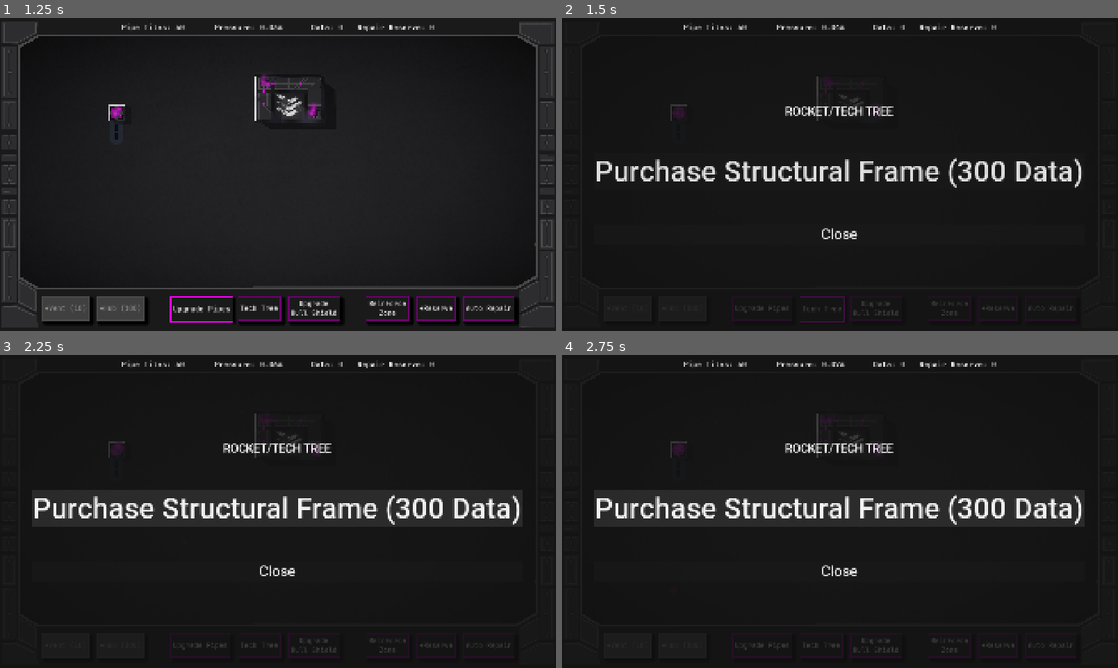
Above: before the commit, frames 1-4 (two rows, left to right).
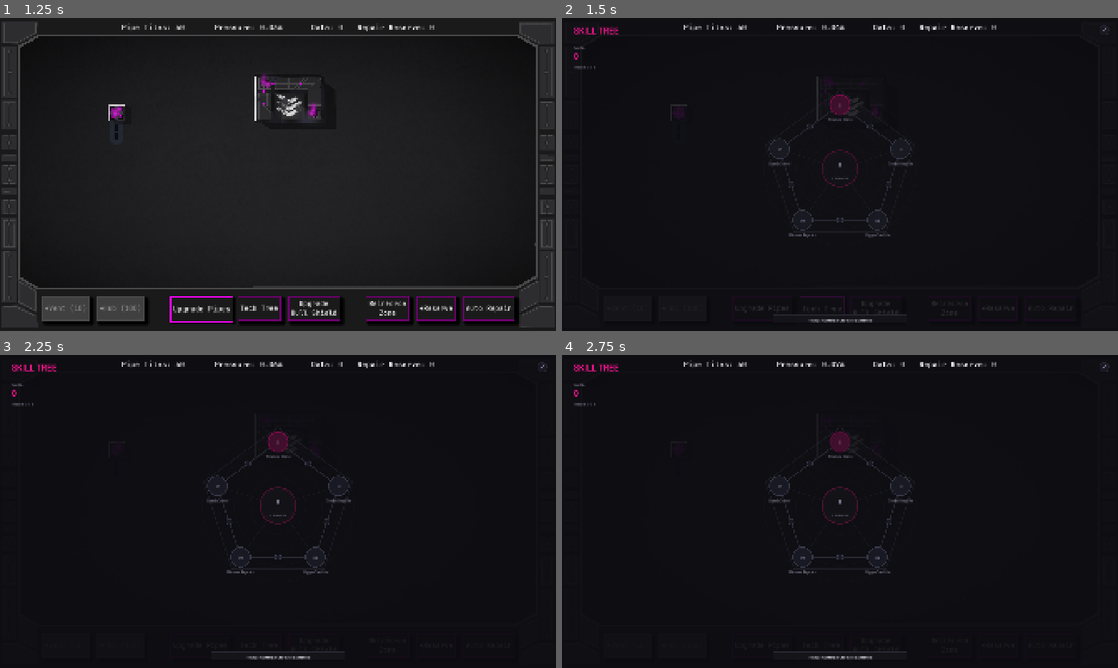
Above: after the commit, the same moments.

Repository: jravalani/helix_protocol_4
Game: Godot game, scene res://Scenes/main.tscn
Same seed, same stepped clock (60 frames per second), same inputs: the game is played once before the commit and once after it.
Inputs (mouse positions are in pixels of both pictures, inside the frame that each line leads up to):
- Up to frame 1 (1.25 s): click "Upgrade Pipes" at 0.5 s
- Up to frame 2 (1.5 s): click "Tech Tree" at 1.25 s
- Up to frame 3 (2.25 s): click (278, 508) at 2 s, where only the run before the commit has a clickable "Purchase Structural Frame (30…"
- Up to frame 4 (2.75 s): no input

Frame 1 is identical in both runs. In frame 2, 4.2% of the frame differs, in the area x 2-98%, y 2-98%; in frame 3, 12%, in the area x 2-99%, y 2-98%; in frame 4, 12%.

Commit message:
Update skill tree and related scenes/scripts
Co-Authored-By: Oz <oz-agent@warp.dev>

Diff:
--- a/Globals/signal_bus.gd
+++ b/Globals/signal_bus.gd
@@ -30,6 +30,8 @@
 
 signal rocket_segment_purchased(new_phase: int)
 
+signal launch_rocket_requested
+
 signal camera_shake(duration: float, strength: float)
 
 signal zone_unlocked(zone: int)
--- a/Scenes/vent.tscn
+++ b/Scenes/vent.tscn
@@ -58,28 +58,28 @@
 scale_max = 2.0
 color_ramp = SubResource("GradientTexture1D_bgkev")
 
-[node name="Vent" type="Area2D" unique_id=174691631 groups=["houses", "vents"]]
+[node name="Vent" type="Area2D" groups=["houses", "vents"]]
 z_index = 10
 collision_layer = 2
 script = ExtResource("1_ticwc")
 grid_size = Vector2i(1, 1)
 
-[node name="Shadow" type="Sprite2D" parent="." unique_id=555589115]
+[node name="Shadow" type="Sprite2D" parent="."]
 modulate = Color(0.03876, 0.06100855, 0.07846785, 0.4)
 position = Vector2(8, 8)
 scale = Vector2(0.1, 0.1)
 texture = ExtResource("2_0rnbu")
 
-[node name="Base" type="Sprite2D" parent="." unique_id=336567385]
+[node name="Base" type="Sprite2D" parent="."]
 position = Vector2(3.8146973e-06, 0)
 scale = Vector2(0.1, 0.1)
 texture = ExtResource("3_1mklc")
 
-[node name="Fan" type="Sprite2D" parent="." unique_id=780370858]
+[node name="Fan" type="Sprite2D" parent="."]
 scale = Vector2(0.1, 0.1)
 texture = ExtResource("4_bgkev")
 
-[node name="Label" type="Label" parent="." unique_id=748231541]
+[node name="Label" type="Label" parent="."]
 visible = false
 anchors_preset = 15
 anchor_right = 1.0
@@ -91,24 +91,24 @@
 horizontal_alignment = 1
 vertical_alignment = 1
 
-[node name="EntranceMarker" type="Marker2D" parent="." unique_id=1838346473]
+[node name="EntranceMarker" type="Marker2D" parent="."]
 
-[node name="DrivewayMarker" type="Marker2D" parent="." unique_id=1161700196]
+[node name="DrivewayMarker" type="Marker2D" parent="."]
 position = Vector2(0, 32)
 
-[node name="CollisionShape2D" type="CollisionShape2D" parent="." unique_id=120943362]
+[node name="CollisionShape2D" type="CollisionShape2D" parent="."]
 visible = false
 scale = Vector2(0.65, 0.65)
 shape = SubResource("RectangleShape2D_okrnj")
 
-[node name="SmokeParticleEffect" parent="." unique_id=547876146 instance=ExtResource("5_arggx")]
+[node name="SmokeParticleEffect" parent="." instance=ExtResource("5_arggx")]
 
-[node name="PointLight2D" type="PointLight2D" parent="." unique_id=1380527512]
+[node name="PointLight2D" type="PointLight2D" parent="."]
 scale = Vector2(0.13, 0.13)
 texture = ExtResource("9_bgkev")
 texture_scale = 5.0
 
-[node name="LeftCloud" type="GPUParticles2D" parent="." unique_id=888334279]
+[node name="LeftCloud" type="GPUParticles2D" parent="."]
 position = Vector2(-20, 0)
 emitting = false
 amount = 12
@@ -118,7 +118,7 @@
 explosiveness = 1.0
 process_material = SubResource("ParticleProcessMaterial_0rnbu")
 
-[node name="RightCloud" type="GPUParticles2D" parent="." unique_id=395288080]
+[node name="RightCloud" type="GPUParticles2D" parent="."]
 position = Vector2(20, 0)
 emitting = false
 amount = 12
--- a/Scripts/rocket.gd
+++ b/Scripts/rocket.gd
@@ -32,6 +32,7 @@
 
 func _ready() -> void:
 	SignalBus.rocket_segment_purchased.connect(_on_rocket_segment_purchased)
+	SignalBus.launch_rocket_requested.connect(_on_launch_requested)
 
 	# Set shadow opacity to 60%
 	shadow_1.modulate = Color(1, 1, 1, 0.6)
@@ -56,11 +57,7 @@
 	if next_phase >= 1 and next_phase <= 5:
 		_animate_new_segment(next_phase)
 
-	# Trigger launch when phase 5 is complete
-	if next_phase == 5:
-		# Delay launch to let the animation finish
-		await get_tree().create_timer(0.5).timeout
-		launch_rocket()
+	# Phase 5 just completes the rocket — launch is triggered by the skill tree LAUNCH button
 
 #func _input(event: InputEvent) -> void:
 	#if event is InputEventKey and event.pressed and event.keycode == KEY_L:
@@ -199,6 +196,12 @@
 	# When launch complete
 	tween.finished.connect(_on_launch_complete, CONNECT_ONE_SHOT)
 
+func _on_launch_requested() -> void:
+	if GameData.current_rocket_phase >= 5:
+		# 1-second delay so the player sees the rocket before liftoff
+		await get_tree().create_timer(1.0).timeout
+		launch_rocket()
+
 func _on_launch_complete() -> void:
 	print("Rocket has left the atmosphere!")
 	print("You Win!")
--- a/Scripts/tech_tree.gd
+++ b/Scripts/tech_tree.gd
@@ -1,51 +1,412 @@
 extends Control
 
-@onready var purchase_button: Button = $Panel/VBoxContainer/PurchaseSegmentButton
-# Called when the node enters the scene tree for the first time.
+## ═══════════════════════════════════════════════════════════════
+## HEXAGONAL SKILL TREE
+## Rocket upgrade UI — deep ash + neon magenta theme.
+## 5 upgrade nodes around a hexagonal frame, center launch hub,
+## glow effects, tooltips, and progress bar.
+## ═══════════════════════════════════════════════════════════════
+
+# ── Palette ────────────────────────────────────────────────────
+const COL_MAGENTA        := Color(1.0, 0.08, 0.58)
+const COL_MAGENTA_BRIGHT := Color(1.0, 0.35, 0.72)
+const COL_MAGENTA_DIM    := Color(0.45, 0.04, 0.26)
+const COL_MAGENTA_GLOW   := Color(1.0, 0.08, 0.58, 0.12)
+const COL_BG             := Color(0.05, 0.05, 0.07, 0.93)
+const COL_PANEL_BG       := Color(0.07, 0.07, 0.09)
+const COL_LOCKED_FILL    := Color(0.10, 0.10, 0.14)
+const COL_LOCKED_BORDER  := Color(0.22, 0.22, 0.28)
+const COL_NEXT_FILL      := Color(0.25, 0.06, 0.18)
+const COL_NEXT_BORDER    := Color(0.65, 0.04, 0.34)
+const COL_FRAME          := Color(0.16, 0.16, 0.20)
+const COL_FRAME_ACCENT   := Color(0.28, 0.07, 0.18)
+const COL_TEXT            := Color(0.92, 0.90, 0.95)
+const COL_TEXT_DIM        := Color(0.45, 0.43, 0.50)
+
+# ── Layout ─────────────────────────────────────────────────────
+const HEX_RADIUS         := 220.0
+const OUTER_HEX_RADIUS   := 270.0
+const NODE_RADIUS         := 34.0
+const SMALL_NODE_RADIUS   := 10.0
+const CENTER_RADIUS       := 62.0
+const LINE_W              := 2.5
+const GLOW_W              := 14.0
+
+# ── State ──────────────────────────────────────────────────────
+var hex_center   := Vector2.ZERO
+var hex_pts      : Array = []
+var outer_pts    : Array = []
+var edge_mids    : Array = []
+var hovered_node := -1
+var hover_close  := false
+var hover_launch := false
+var pulse        := 0.0
+var font         : Font
+
+## Maps pentagon vertex index (0-4 clockwise from top) to rocket upgrade phase.
+var phase_map := [1, 2, 3, 4, 5]
+const NUM_NODES := 5
+
+# ═══════════════════════════════════════════════════════════════
+# LIFECYCLE
+# ═══════════════════════════════════════════════════════════════
+
 func _ready() -> void:
+	font = preload("res://Assets/Roboto-Medium.ttf")
+	mouse_filter = Control.MOUSE_FILTER_STOP
+
 	SignalBus.open_rocket_menu.connect(_on_open_rocket_menu)
 	SignalBus.rocket_segment_purchased.connect(_on_rocket_segment_purchased)
+	ResourceManager.resources_updated.connect(func(_a, _b, _c): queue_redraw())
+
+	_recalc()
+
+func _notification(what: int) -> void:
+	if what == NOTIFICATION_RESIZED:
+		_recalc()
+
+func _recalc() -> void:
+	hex_center = Vector2(size.x / 2.0, size.y / 2.0 - 20.0)
+	hex_pts.clear(); outer_pts.clear(); edge_mids.clear()
+	for i in NUM_NODES:
+		var a = deg_to_rad((360.0 / NUM_NODES) * i - 90.0)
+		var d = Vector2(cos(a), sin(a))
+		hex_pts.append(hex_center + d * HEX_RADIUS)
+		outer_pts.append(hex_center + d * OUTER_HEX_RADIUS)
+	for i in NUM_NODES:
+		edge_mids.append((hex_pts[i] + hex_pts[(i + 1) % NUM_NODES]) / 2.0)
+
+func _process(delta: float) -> void:
+	if visible:
+		pulse += delta
+		queue_redraw()
+
+# ═══════════════════════════════════════════════════════════════
+# DRAWING  (back-to-front order)
+# ═══════════════════════════════════════════════════════════════
+
+func _draw() -> void:
+	draw_rect(Rect2(Vector2.ZERO, size), COL_BG)
+
+	_draw_bg_rings()
+	_draw_outer_frame()
+	_draw_radial_lines()
+	_draw_hex_edges()
+	_draw_edge_dots()
+	_draw_nodes()
+	_draw_center_hub()
+	_draw_ui_chrome()
+
+	if hovered_node >= 0 and hovered_node < NUM_NODES:
+		_draw_tooltip()
+
+# ── Background concentric rings ───────────────────────────────
+func _draw_bg_rings() -> void:
+	for i in range(4):
+		var r = CENTER_RADIUS + 35.0 + i * 55.0
+		draw_arc(hex_center, r, 0, TAU, 64, Color(COL_FRAME, 0.12), 1.0, true)
+
+# ── Outer decorative hex frame ────────────────────────────────
+func _draw_outer_frame() -> void:
+	for i in NUM_NODES:
+		draw_line(outer_pts[i], outer_pts[(i + 1) % NUM_NODES], Color(COL_FRAME, 0.5), 2.0, true)
+	for i in NUM_NODES:
+		var dir_out = (outer_pts[i] - hex_center).normalized()
+		draw_line(outer_pts[i], outer_pts[i] + dir_out * 8.0, Color(COL_FRAME, 0.7), 2.0)
+
+# ── Radial spokes from center to vertices ─────────────────────
+func _draw_radial_lines() -> void:
+	for i in NUM_NODES:
+		var ph = phase_map[i]
+		var lit = ph != -1 and _unlocked(ph)
+		if lit:
+			draw_line(hex_center, hex_pts[i], COL_MAGENTA_GLOW, GLOW_W, true)
+			draw_line(hex_center, hex_pts[i], Color(COL_MAGENTA, 0.25), 4.0, true)
+			draw_line(hex_center, hex_pts[i], COL_MAGENTA_DIM, 1.5, true)
+		else:
+			draw_line(hex_center, hex_pts[i], Color(COL_FRAME, 0.35), 1.0, true)
+
+# ── Inner hex edges connecting nodes ──────────────────────────
+func _draw_hex_edges() -> void:
+	for i in NUM_NODES:
+		var j = (i + 1) % NUM_NODES
+		if _edge_lit(i, j):
+			draw_line(hex_pts[i], hex_pts[j], COL_MAGENTA_GLOW, GLOW_W, true)
+			draw_line(hex_pts[i], hex_pts[j], Color(COL_MAGENTA, 0.35), 6.0, true)
+			draw_line(hex_pts[i], hex_pts[j], COL_MAGENTA, LINE_W, true)
+		else:
+			draw_line(hex_pts[i], hex_pts[j], COL_FRAME, LINE_W, true)
+
+# ── Small dots at edge midpoints ──────────────────────────────
+func _draw_edge_dots() -> void:
+	for i in NUM_NODES:
+		var lit = _edge_lit(i, (i + 1) % NUM_NODES)
+		var p = edge_mids[i]
+		if lit:
+			draw_circle(p, SMALL_NODE_RADIUS + 3.0, COL_MAGENTA_GLOW)
+			draw_circle(p, SMALL_NODE_RADIUS, Color(COL_MAGENTA_DIM, 0.6))
+			draw_arc(p, SMALL_NODE_RADIUS, 0, TAU, 24, COL_MAGENTA, 1.5, true)
+		else:
+			draw_circle(p, SMALL_NODE_RADIUS, COL_LOCKED_FILL)
+			draw_arc(p, SMALL_NODE_RADIUS, 0, TAU, 24, COL_LOCKED_BORDER, 1.0, true)
+
+# ── Main skill-node circles ──────────────────────────────────
+func _draw_nodes() -> void:
+	var cur = GameData.current_rocket_phase
+	for i in NUM_NODES:
+		var p   = hex_pts[i]
+		var ph  = phase_map[i]
+
+		var unlocked = _unlocked(ph)
+		var is_next  = (ph == cur + 1)
+		var hovered  = (hovered_node == i)
+
+		if unlocked:
+			var g = 6.0 + sin(pulse * 2.0) * 2.0
+			draw_circle(p, NODE_RADIUS + g, COL_MAGENTA_GLOW)
+			draw_circle(p, NODE_RADIUS + 3.0, Color(COL_MAGENTA, 0.15))
+			draw_circle(p, NODE_RADIUS, Color(COL_MAGENTA_DIM, 0.85))
+			draw_arc(p, NODE_RADIUS, 0, TAU, 48, COL_MAGENTA, 2.5, true)
+			draw_arc(p, NODE_RADIUS - 5.0, 0, TAU, 48, Color(COL_MAGENTA, 0.25), 1.0, true)
+			_text_c(_roman(ph), p + Vector2(0, 2), 18, COL_TEXT)
+		elif is_next:
+			var pa = 0.5 + sin(pulse * 3.0) * 0.3
+			var hb = 1.3 if hovered else 1.0
+			draw_circle(p, NODE_RADIUS + 4.0, Color(COL_MAGENTA, 0.06 * hb))
+			draw_circle(p, NODE_RADIUS, COL_NEXT_FILL)
+			draw_arc(p, NODE_RADIUS, 0, TAU, 48, Color(COL_NEXT_BORDER, pa * hb), 2.5, true)
+			_text_c(_roman(ph), p + Vector2(0, 2), 18, Color(COL_TEXT, 0.7))
+		else:
+			var hb = 0.05 if hovered else 0.0
+			draw_circle(p, NODE_RADIUS, Color(COL_LOCKED_FILL.r + hb, COL_LOCKED_FILL.g + hb, COL_LOCKED_FILL.b + hb))
+			draw_arc(p, NODE_RADIUS, 0, TAU, 48, COL_LOCKED_BORDER, 2.0, true)
+			_text_c(_roman(ph), p + Vector2(0, 2), 18, COL_TEXT_DIM)
+
+		# Skill name label below node
+		var label = GameData.ROCKET_UPGRADES[ph]["name"]
+		_text_c(label, p + Vector2(0, NODE_RADIUS + 18), 11, COL_TEXT_DIM if not unlocked else Color(COL_TEXT, 0.7))
+
+# ── Center hub — rocket icon + launch ─────────────────────────
+func _draw_center_hub() -> void:
+	var ready = GameData.current_rocket_phase >= 5
+	var hov   = hover_launch and ready
+
+	# Outer glow when all segments complete
+	if ready:
+		var g = 10.0 + sin(pulse * 2.5) * 4.0
+		draw_circle(hex_center, CENTER_RADIUS + g, COL_MAGENTA_GLOW)
+		draw_circle(hex_center, CENTER_RADIUS + 4.0, Color(COL_MAGENTA, 0.12))
+
+	# Fill
+	var fill = COL_PANEL_BG
+	if hov:
+		fill = Color(fill.r + 0.04, fill.g + 0.04, fill.b + 0.04)
+	draw_circle(hex_center, CENTER_RADIUS, fill)
+
+	# Borders
+	var bc = COL_MAGENTA if ready else COL_FRAME_ACCENT
+	draw_arc(hex_center, CENTER_RADIUS, 0, TAU, 64, bc, 3.0, true)
+	draw_arc(hex_center, CENTER_RADIUS - 8.0, 0, TAU, 64, Color(bc, 0.25), 1.0, true)
+
+	# Rocket icon (simple triangle + exhaust nubs)
+	var rp = hex_center + Vector2(0, -14)
+	var rs = 16.0
+	var rc = COL_MAGENTA if ready else COL_TEXT_DIM
+
+	# Fuselage
+	draw_colored_polygon(PackedVector2Array([
+		rp + Vector2(0, -rs),
+		rp + Vector2(-rs * 0.45, rs * 0.5),
+		rp + Vector2(rs * 0.45, rs * 0.5)
+	]), rc)
+	# Left fin
+	draw_colored_polygon(PackedVector2Array([
+		rp + Vector2(-rs * 0.35, rs * 0.5),
+		rp + Vector2(-rs * 0.55, rs * 0.85),
+		rp + Vector2(-rs * 0.15, rs * 0.5)
+	]), COL_MAGENTA_DIM if ready else Color(COL_TEXT_DIM, 0.5))
+	# Right fin
+	draw_colored_polygon(PackedVector2Array([
+		rp + Vector2(rs * 0.15, rs * 0.5),
+		rp + Vector2(rs * 0.55, rs * 0.85),
+		rp + Vector2(rs * 0.35, rs * 0.5)
+	]), COL_MAGENTA_DIM if ready else Color(COL_TEXT_DIM, 0.5))
+
+	# LAUNCH text
+	_text_c("LAUNCH", hex_center + Vector2(0, 34), 14, rc)
+
+# ── Title, data counter, progress bar, close button ──────────
+func _draw_ui_chrome() -> void:
+	# Title
+	draw_string(font, Vector2(40, 55), "SKILL TREE", HORIZONTAL_ALIGNMENT_LEFT, -1, 30, COL_MAGENTA)
+	draw_line(Vector2(40, 65), Vector2(225, 65), Color(COL_MAGENTA, 0.3), 1.0)
+
+	# Data counter
+	draw_string(font, Vector2(40, 110), "DATA:", HORIZONTAL_ALIGNMENT_LEFT, -1, 15, COL_TEXT_DIM)
+	draw_string(font, Vector2(40, 142), str(GameData.total_data), HORIZONTAL_ALIGNMENT_LEFT, -1, 28, COL_MAGENTA)
+
+	# Phase label
+	var phase_text = "Phase: %d / 5" % GameData.current_rocket_phase
+	draw_string(font, Vector2(40, 175), phase_text, HORIZONTAL_ALIGNMENT_LEFT, -1, 14, COL_TEXT_DIM)
+
+	# ── Progress bar ──
+	var bw = 460.0; var bh = 28.0
+	var bx = (size.x - bw) / 2.0; var by = size.y - 55.0
+	var prog = clampf(float(GameData.current_rocket_phase) / 5.0, 0.0, 1.0)
+
+	draw_rect(Rect2(bx, by, bw, bh), Color(0.08, 0.08, 0.10))
+	draw_rect(Rect2(bx, by, bw, bh), COL_FRAME, false, 1.5)
+	if prog > 0:
+		draw_rect(Rect2(bx, by, bw * prog, bh), COL_MAGENTA_DIM)
+		draw_line(Vector2(bx, by), Vector2(bx + bw * prog, by), COL_MAGENTA, 1.0)
+
+	var bar_label = "ROCKET COMPLETION: %d / 5 SEGMENTS" % GameData.current_rocket_phase
+	_text_c(bar_label, Vector2(size.x / 2.0, by + bh / 2.0 + 5.0), 12, COL_TEXT)
+
+	# ── Close button ──
+	var cp = Vector2(size.x - 48, 42); var cr = 16.0
+	draw_circle(cp, cr, COL_LOCKED_FILL if not hover_close else Color(0.18, 0.18, 0.22))
+	draw_arc(cp, cr, 0, TAU, 24, COL_MAGENTA if hover_close else COL_FRAME, 1.5, true)
+	var xc = COL_TEXT if hover_close else COL_TEXT_DIM
+	draw_line(cp + Vector2(-6, -6), cp + Vector2(6, 6), xc, 2.0)
+	draw_line(cp + Vector2(6, -6), cp + Vector2(-6, 6), xc, 2.0)
+
+# ── Tooltip for hovered skill node ────────────────────────────
+func _draw_tooltip() -> void:
+	var ph  = phase_map[hovered_node]
+	var upg = GameData.ROCKET_UPGRADES[ph]
+	var np  = hex_pts[hovered_node]
+
+	var tw = 260.0; var th = 100.0
+	var off = Vector2(50, -30)
+	if np.x > hex_center.x + 40:
+		off.x = -(tw + 15)
+	var tp = np + off
+	tp.x = clampf(tp.x, 10, size.x - tw - 10)
+	tp.y = clampf(tp.y, 10, size.y - th - 10)
+
+	draw_rect(Rect2(tp, Vector2(tw, th)), Color(0.04, 0.04, 0.06, 0.95))
+	draw_rect(Rect2(tp, Vector2(tw, th)), COL_MAGENTA_DIM, false, 1.5)
+
+	# Name
+	draw_string(font, tp + Vector2(12, 24), upg["name"], HORIZONTAL_ALIGNMENT_LEFT, int(tw - 24), 16, COL_MAGENTA)
+	# Description (multi-line)
+	draw_multiline_string(font, tp + Vector2(12, 46), upg["description"], HORIZONTAL_ALIGNMENT_LEFT, tw - 24, 11, -1, COL_TEXT_DIM)
+	# Cost / status
+	if _unlocked(ph):
+		draw_string(font, tp + Vector2(12, th - 10), "UNLOCKED", HORIZONTAL_ALIGNMENT_LEFT, int(tw - 24), 13, COL_MAGENTA)
+	else:
+		var ct = "Cost: %d Data" % upg["cost"]
+		var cc = COL_TEXT if GameData.total_data >= upg["cost"] else Color(1.0, 0.3, 0.3)
+		draw_string(font, tp + Vector2(12, th - 10), ct, HORIZONTAL_ALIGNMENT_LEFT, int(tw - 24), 13, cc)
+
+# ═══════════════════════════════════════════════════════════════
+# HELPERS
+# ═══════════════════════════════════════════════════════════════
+
+func _unlocked(phase: int) -> bool:
+	return phase >= 1 and phase <= GameData.current_rocket_phase
+
+func _edge_lit(i: int, j: int) -> bool:
+	return _unlocked(phase_map[i]) and _unlocked(phase_map[j])
+
+func _roman(phase: int) -> String:
+	match phase:
+		1: return "I"
+		2: return "II"
+		3: return "III"
+		4: return "IV"
+		5: return "V"
+	return "?"
+
+func _text_c(text: String, pos: Vector2, sz: int, col: Color) -> void:
+	var ts = font.get_string_size(text, HORIZONTAL_ALIGNMENT_CENTER, -1, sz)
+	draw_string(font, Vector2(pos.x - ts.x / 2.0, pos.y + sz * 0.35), text, HORIZONTAL_ALIGNMENT_CENTER, -1, sz, col)
+
+# ═══════════════════════════════════════════════════════════════
+# INPUT
+# ═══════════════════════════════════════════════════════════════
+
+func _gui_input(event: InputEvent) -> void:
+	if not visible:
+		return
+	if event is InputEventMouseMotion:
+		_update_hover(event.position)
+	elif event is InputEventMouseButton and event.pressed and event.button_index == MOUSE_BUTTON_LEFT:
+		_handle_click(event.position)
+		accept_event()
+
+func _unhandled_input(event: InputEvent) -> void:
+	if not visible:
+		return
+	if event is InputEventKey and event.pressed and event.keycode == KEY_ESCAPE:
+		_close()
+		get_viewport().set_input_as_handled()
+
+func _update_hover(mp: Vector2) -> void:
+	hovered_node = -1; hover_close = false; hover_launch = false
+
+	for i in NUM_NODES:
+		if hex_pts.size() > i and hex_pts[i].distance_to(mp) <= NODE_RADIUS + 4.0:
+			hovered_node = i
+			return
+
+	if hex_center.distance_to(mp) <= CENTER_RADIUS:
+		hover_launch = true
+		return
+
+	if Vector2(size.x - 48, 42).distance_to(mp) <= 18.0:
+		hover_close = true
+
+func _handle_click(mp: Vector2) -> void:
+	# Close
+	if Vector2(size.x - 48, 42).distance_to(mp) <= 18.0:
+		_close(); return
+
+	# Launch
+	if hex_center.distance_to(mp) <= CENTER_RADIUS:
+		if GameData.current_rocket_phase >= 5:
+			SignalBus.launch_rocket_requested.emit()
+			_close()
+		return
+
+	# Skill nodes
+	for i in NUM_NODES:
+		if hex_pts.size() > i and hex_pts[i].distance_to(mp) <= NODE_RADIUS + 4.0:
+			_click_node(i); return
+
+	# Clicked empty space — close the tree
+	_close()
+
+func _click_node(idx: int) -> void:
+	var ph = phase_map[idx]
+	if ph != GameData.current_rocket_phase + 1:
+		return
+	if ResourceManager.upgrade_rocket_phase():
+		print("Rocket upgraded to phase: ", GameData.current_rocket_phase)
+	else:
+		print("Insufficient data to upgrade.")
+
+# ═══════════════════════════════════════════════════════════════
+# OPEN / CLOSE  (with fade)
+# ═══════════════════════════════════════════════════════════════
+
+func _close() -> void:
+	var tw = create_tween()
+	tw.tween_property(self, "modulate", Color(1, 1, 1, 0), 0.15)
+	tw.tween_callback(func():
+		self.hide()
+		self.modulate = Color(1, 1, 1, 1)
+	)
 
 func _on_open_rocket_menu() -> void:
+	self.modulate = Color(1, 1, 1, 0)
 	self.show()
-
-	# Check if all segments are built
-	if GameData.current_rocket_phase >= 5:
-		purchase_button.text = "Launch Rocket!"
-		purchase_button.disabled = false  # Or true if already launched
-	else:
-		var next = GameData.current_rocket_phase + 1
-		purchase_button.text = "Purchase " + GameData.ROCKET_UPGRADES[next]["name"] + " (%d Data)" % GameData.ROCKET_UPGRADES[next]["cost"]
-		purchase_button.disabled = false
-
-
-func _on_purchase_segment_button_pressed() -> void:
-	if ResourceManager.upgrade_rocket_phase():
-		# do all the animations and other stuff from here.
-		print("Rocket upgraded to: ", GameData.current_rocket_phase)
-	else:
-		# denial animation or sound or anything
-		print("Nope, can't upgrade to next phase.")
-
-func _on_close_button_pressed() -> void:
-	self.hide()
+	var tw = create_tween()
+	tw.tween_property(self, "modulate", Color(1, 1, 1, 1), 0.2)
+	queue_redraw()
 
 func _on_rocket_segment_purchased(to_phase: int) -> void:
-	match to_phase:
-		1:
-			print("Upgraded to phase 1")
-			self.hide()
-		2:
-			print("Upgraded to phase 2")
-			self.hide()
-		3:
-			print("Upgraded to phase 3")
-			self.hide()
-		4:
-			print("Upgraded to phase 4")
-			self.hide()
-		5:
-			print("Upgraded to phase 5")
-			self.hide()
-			print("Initiating Launch Sequence.")
-			print("You Win.")
+	queue_redraw()
+	if to_phase >= 5:
+		print("All segments complete! Launch ready.")
--- a/UITestScenes/tech_tree.tscn
+++ b/UITestScenes/tech_tree.tscn
@@ -1,8 +1,6 @@
 [gd_scene format=3 uid="uid://chapr2oeoqwub"]
 
 [ext_resource type="Script" uid="uid://cyk7rpblt5coq" path="res://Scripts/tech_tree.gd" id="1_jfnlj"]
-[ext_resource type="LabelSettings" uid="uid://cfd35apj0sieb" path="res://Resources/TestUIFont.tres" id="2_ced14"]
-[ext_resource type="FontFile" uid="uid://bydys01ppahq3" path="res://Assets/Roboto-Medium.ttf" id="3_60mg4"]
 
 [node name="TechTree" type="Control" unique_id=487823733]
 layout_mode = 3
@@ -12,56 +10,3 @@
 grow_horizontal = 2
 grow_vertical = 2
 script = ExtResource("1_jfnlj")
-
-[node name="ColorRect" type="ColorRect" parent="." unique_id=506281807]
-layout_mode = 1
-anchors_preset = 15
-anchor_right = 1.0
-anchor_bottom = 1.0
-grow_horizontal = 2
-grow_vertical = 2
-color = Color(0, 0, 0, 0.5)
-
-[node name="Panel" type="Panel" parent="." unique_id=1191606043]
-layout_mode = 1
-anchors_preset = 15
-anchor_right = 1.0
-anchor_bottom = 1.0
-grow_horizontal = 2
-grow_vertical = 2
-
-[node name="VBoxContainer" type="VBoxContainer" parent="Panel" unique_id=2050388756]
-layout_mode = 1
-anchors_preset = 8
-anchor_left = 0.5
-anchor_top = 0.5
-anchor_right = 0.5
-anchor_bottom = 0.5
-offset_left = -329.5
-offset_top = -241.0
-offset_right = 329.5
-offset_bottom = 241.0
-grow_horizontal = 2
-grow_vertical = 2
-theme_override_constants/separation = 120
-
-[node name="Label" type="Label" parent="Panel/VBoxContainer" unique_id=1085006247]
-layout_mode = 2
-text = "ROCKET/TECH TREE"
-label_settings = ExtResource("2_ced14")
-horizontal_alignment = 1
-
-[node name="PurchaseSegmentButton" type="Button" parent="Panel/VBoxContainer" unique_id=1270821725]
-layout_mode = 2
-theme_override_fonts/font = ExtResource("3_60mg4")
-theme_override_font_sizes/font_size = 100
-text = "Build Segment"
-
-[node name="CloseButton" type="Button" parent="Panel/VBoxContainer" unique_id=941291004]
-layout_mode = 2
-theme_override_fonts/font = ExtResource("3_60mg4")
-theme_override_font_sizes/font_size = 50
-text = "Close"
-
-[connection signal="pressed" from="Panel/VBoxContainer/PurchaseSegmentButton" to="." method="_on_purchase_segment_button_pressed"]
-[connection signal="pressed" from="Panel/VBoxContainer/CloseButton" to="." method="_on_close_button_pressed"]
--- a/project.godot
+++ b/project.godot
@@ -12,7 +12,7 @@
 
 config/name="fpp4"
 run/main_scene="uid://cnmu3c4pg7icy"
-config/features=PackedStringArray("4.6", "Mobile")
+config/features=PackedStringArray("4.5", "Mobile")
 config/icon="res://icon.svg"
 
 [autoload]
Not shown, changed: Assets/Packet/packet.png.import
Not shown: 1 places in ParticleEffects/rising_smoke.tres that only renumber resources
Not shown: 1 places in Resources/ingameui_button_normal.tres that only renumber resources
Not shown: 1 places in Scenes/button.tscn that only renumber resources
Not shown: 1 places in Scenes/hub_window.tscn that only renumber resources
Not shown: 1 places in Scenes/reinforce_panel.tscn that only renumber resources
Not shown: 1 places in Scenes/vent.tscn that only renumber resources
Not shown: 1 places in lights/vent_light_texture.tres that only renumber resources
